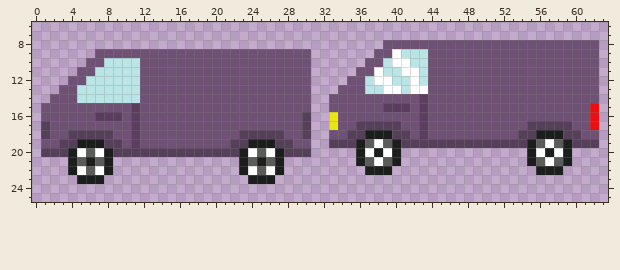
File history of a pixel-art sprite, res/Car_5.png. That is the earlier state.
The file is 64x32 pixels. Colours within 5 levels of each other are drawn and written as one. Shown: x 0..63, y 6..25.
The result:
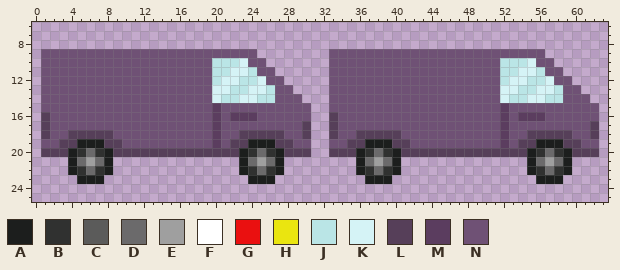
Palette (. is transparent): A #1c1e1d  B #303130  C #5b5b5a  D #6b6a6b  E #9f9f9f  F #ffffff  G #ea1010  H #eae510  J #bae5e6  K #d5f3f6  L #563f59  M #5b3d5f  N #6f5175
Changes in this commit:
y 8: x 39..62 NNNNNNNNNNNNNNNNNNNNNNNN -> ........................
y 9: x 1..6 ...... -> NNNNNN; x 25..30 NNNNNN -> ......; x 33..37 ..... -> NNNNN; x 40..43 FJJJ -> NNNN; x 57..62 NNNNNN -> ......
y 10: x 1..5 ..... -> NNNNN; x 8..11 JJJJ -> NNNN; x 20..23 NNNN -> JJJK; x 26..30 NNNNN -> .....; x 33..36 .... -> NNNN; x 39..43 JFFJJ -> NNNNN; x 52..55 NNNN -> JJJK; x 58..62 NNNNN -> .....
y 11: x 1..4 .... -> NNNN; x 7..11 JJJJJ -> NNNNN; x 20..24 NNNNN -> JJKKJ; x 27..30 NNNN -> ....; x 33..35 ... -> NNN; x 38..43 FJJFFJ -> NNNNNN; x 52..56 NNNNN -> JJKKJ; x 59..62 NNNN -> ....
y 12: x 1..3 ... -> NNN; x 6..11 JJJJJJ -> NNNNNN; x 20..25 NNNNNN -> JKKJJK; x 28..30 NNN -> ...; x 33..34 .. -> NN; x 37..43 JFFJJFJ -> NNNNNNN; x 52..57 NNNNNN -> JKKJJK; x 60..62 NNN -> ...
y 13: x 1..2 .. -> NN; x 5..11 JJJJJJJ -> NNNNNNN; x 20..26 NNNNNNN -> KKJJKKJ; x 29..30 NN -> ..; x 33 . -> N; x 37..43 JJFFJFF -> NNNNNNN; x 52..58 NNNNNNN -> KKJJKKJ; x 61..62 NN -> ..
y 14: x 1 . -> N; x 5..11 JJJJJJJ -> NNNNNNN; x 20..26 NNNNNNN -> KJJKKJJ; x 30 N -> .; x 43 M -> N; x 52..58 NNNNNNN -> KJJKKJJ; x 62 N -> .
y 15: x 11 M -> N; x 20 N -> M; x 39..41 MMM -> NNN; x 43 M -> N; x 52 N -> M; x 62 G -> N
y 16: x 1 N -> L; x 7..9 MMM -> NNN; x 11 M -> N; x 20 N -> M; x 22..24 NNN -> MMM; x 30 L -> N; x 33 H -> L; x 43 M -> N; x 52 N -> M; x 54..56 NNN -> MMM; x 62 G -> N
y 17: x 11 M -> N; x 20 N -> M; x 33 H -> L; x 36..40 LLLLL -> NNNNN; x 43 M -> N; x 52 N -> M; x 55..59 LLLLL -> NNNNN; x 62 G -> L
y 18: x 11 M -> N; x 20 N -> M; x 33 N -> L; x 35 L -> N; x 37..39 AAA -> LLL; x 41 L -> N; x 43 M -> N; x 52 N -> M; x 54 L -> N; x 56..58 AAA -> LLL; x 60 L -> N; x 62 N -> L
y 19: x 11 M -> N; x 20 N -> M; x 33..34 LL -> NN; x 36..40 ACFCA -> LAAAL; x 42..53 LLLLLLLLLLLL -> NNNNNNNNNNMN; x 55..59 ACFCA -> LAAAL; x 61..62 LL -> NN
y 20: x 5..7 FCF -> BDB; x 24..26 FCF -> BDB; x 33..35 ... -> LLL; x 37..39 FAF -> BDB; x 41..54 .............. -> LLLLLLLLLLLLLL; x 56..58 FAF -> BDB; x 60..62 ... -> LLL
y 21: x 5..7 CAC -> DED; x 24..26 CAC -> DED; x 37..39 CFC -> DED; x 56..58 CFC -> DED
y 22: x 5..7 FCF -> BDB; x 24..26 FCF -> BDB; x 36..40 .AAA. -> ABDBA; x 55..59 .AAA. -> ABDBA
y 23: x 37..39 ... -> AAA; x 56..58 ... -> AAA
